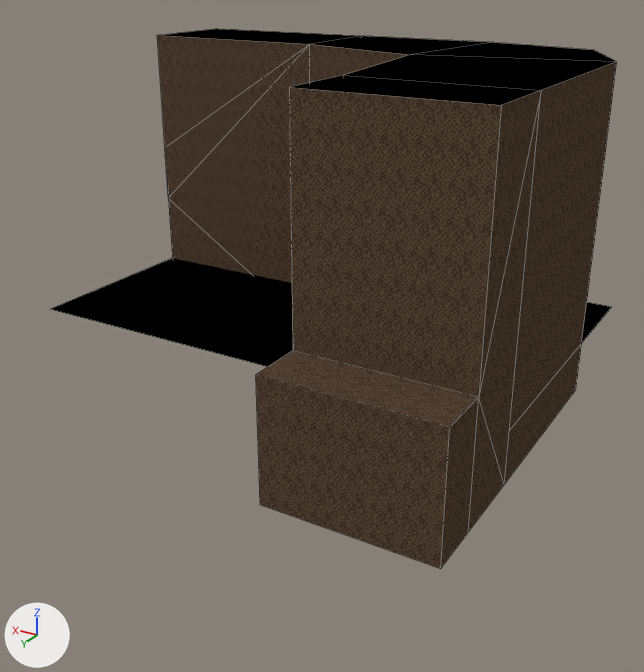
A saved change to the Blender file Assets/World/C8L1/raw/C8L1.blend.
The view is the same before and after, from a 50 mm lens placed at (-114.6, 132.9, 47.3), pointed at (-53.0, 30.1, -4.0). The lights are fixed; the arrows at lower left show +X, +Y and +Z. Mesh edges are drawn as thin lines.

Names of what the first picture shows: 'Room1', 'Room1_KillTrigger'.
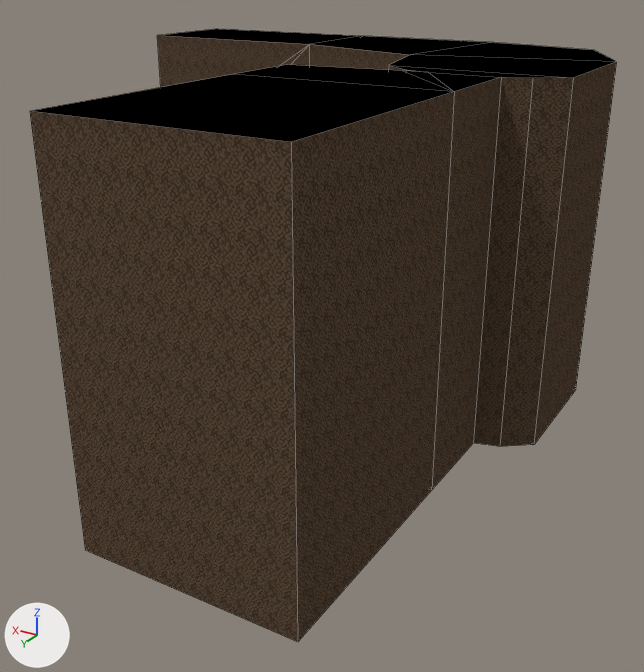
Location of each change, (x1, y1, x2, y2) in pixels of the pictures (644 x 672 px; the box of a moved part takes in the faces that stretch with it):
'Room1', reshaped (28% wider, 13% taller): before (157, 29, 617, 569); after (30, 29, 617, 642)
'Room1_KillTrigger', hidden: before (51, 258, 611, 367)
part 1 of me_cube_001, moved or reshaped: before (256, 55, 587, 569); after (30, 55, 587, 642)

The change, as a list of edits to the scene's bpy script:
```text
Change me_cube_001:
    used by ob_room1; location = (0.0, 0.0, 0.0)
    remove me_cube_001.from_pydata(...)  # 54 vertices, 54 faces; spans x -84.0..-1.0, y -14.0..56.0, z -16.0..33.7
    add me_cube_001.from_pydata(...)  # 64 vertices, 61 faces; spans x -84.0..-1.0, y -14.0..74.0, z -16.0..33.7
    me_cube_001 part 1
    8 vertices are removed from x -84.0..-59.5, y 48.0..56.0, z -16.0..2.0
    14 faces are deleted
    4 vertices in x -84.0..-59.5, y 36.0, z -16.0..33.7 move by (0.0, -12.0, 0.0)
    2 vertices move from x -84.0..-59.5, y 48.0, z 33.7 to x -80.0..-63.5, y 27.0, z 33.7
    10 vertices are added at x -80.0..-47.5, y 27.0..74.0, z -16.0
    8 new vertices lie (0.0, 0.0, 49.7) away from vertices in x -76.5..-47.5, y 28.0..74.0, z -16.0
    10 new faces join them, mat_ef_black
    11 new faces join them, mat_tri_cavewall
Change ob_room1_killtrigger:
    add ob_room1_killtrigger.hide_set(True)
```
